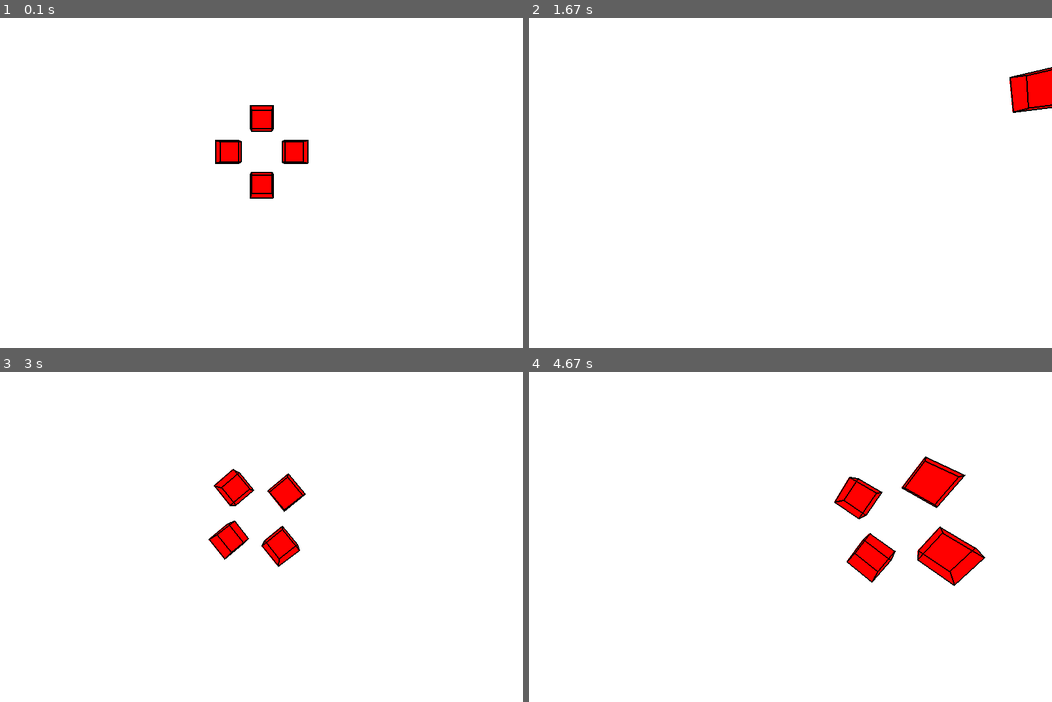
Above: before the commit, frames 1-4 (two rows, left to right).
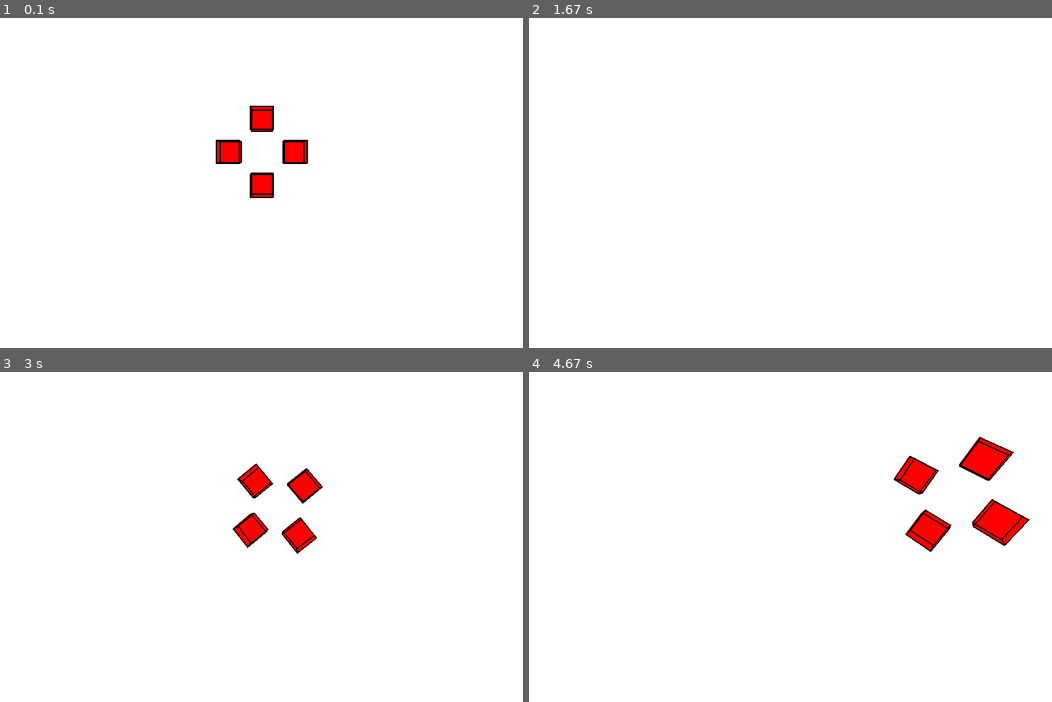
Above: after the commit, the same moments.

Repository: KuzyWoozy/private-pygame-3D-renderer
Game: pygame game, started from main.py
The game is run twice, just before and just after one commit, with the same random seed, the same clock (stepped at 60 frames per second) and the same inputs.
Inputs:
- Up to frame 1 (0.1 s): no input
- Up to frame 2 (1.67 s): hold D 0.33-0.8 s; hold D 1.17-1.63 s; tap Z at 1.23, 1.53 s; tap E at 1.32 s
- Up to frame 3 (3 s): hold A 1.67-2.2 s; tap Z at 1.73, 2.03, 2.3, 2.63, 2.93 s; hold S 2.23-2.53 s; tap X at 2.38 s; hold A 2.57-2.97 s; tap E at 2.72 s
- Up to frame 4 (4.67 s): hold W 3-3.37 s; tap Z at 3.07, 4.13, 4.53 s; hold S 4.07-4.43 s; tap E at 4.22 s; hold A from 4.47 s (still down)

The runs differ from the first frame. In frame 1, 0.2% of the frame differs, in the area x 41-59%, y 26-55%; in frame 2, 0.9%; in frame 3, 3.0%; in frame 4, 5.7%, in the area x 58-96%, y 19-65%.

Commit message:
Added fixed point rotations, implementation has room for improvement however

Diff:
--- a/Config.py
+++ b/Config.py
@@ -1,6 +1,8 @@
 
+SCREEN_SIZE = (800, 600)
 
-FOV = 90
-SCREEN_SIZE = (800, 600)
+FOV_HOR = 90
+FOV_VERT = FOV_HOR * (SCREEN_SIZE[1]/SCREEN_SIZE[0])
+
 ROTATION_ANGLE = 2
-MOVEMENT_DISTANCE = 10
+MOVEMENT_DISTANCE = 5
--- a/Entity.py
+++ b/Entity.py
@@ -5,17 +5,23 @@
 from typing import Tuple
 from Config import *
 
+# Convert to radians
+FOV_VERT *= np.pi/180
+FOV_HOR *= np.pi/180
+
+FOV_VERT_HALF = FOV_VERT/2
+FOV_HOR_HALF = FOV_HOR/2
 
 
 class Entity(ABC):
     def __init__(self, colour):
-        global FOV, SCREEN_SIZE
+        global FOV_HALF, SCREEN_SIZE
 
         self.dots = []
 
         self.colour = colour
         # Calculate the offset of the eye based on the desired vertical field of view
-        self.eyeOffset = (SCREEN_SIZE[1]/2)/(np.tan((np.pi/180) * (FOV/2)))
+        self.eyeOffset = (SCREEN_SIZE[0]/2)/(np.tan(FOV_HOR_HALF))
 
 
 
@@ -85,7 +91,18 @@
 
         dots = self._mergeDotVectors()
 
-        # tan and arctan cancel out
+        # Horrifc ik, but I cannot think of a better solution yet
+        if (dots[:, 2] < 0).any():
+            return
+
+        if ((np.arctan(dots[:, 0]/dots[:, 2]) < -FOV_HOR_HALF).all() or (np.arctan(dots[:, 0]/dots[:, 2]) > FOV_HOR_HALF).all()):
+            return
+
+        if ((np.arctan(dots[:, 1]/dots[:, 2]) < -FOV_VERT_HALF).all() or (np.arctan(dots[:, 1]/dots[:, 2]) > FOV_VERT_HALF).all()):
+            return
+
+
+
         dots[:, 1] = self.eyeOffset * (dots[:, 1]/dots[:, 2])
         dots[:, 0] = self.eyeOffset * (dots[:, 0]/dots[:, 2])
 
@@ -93,8 +110,7 @@
         dots[:, 1] += SCREEN_SIZE[1]/2
         dots[:, 0] += SCREEN_SIZE[0]/2
 
-        # Get rid of z-axis as we have finished projecting points onto screen
-        dots = np.delete(dots, 2, -1)
+        dots = np.delete(dots, 2, axis=-1)
 
         edges = np.array([
                 [dots[0], dots[1], dots[2], dots[3]],
@@ -105,6 +121,7 @@
                 [dots[1], dots[2], dots[5], dots[6]]
                 ])
 
+
         for edge in edges:
             pg.draw.polygon(surf, self.colour, edge)
 
